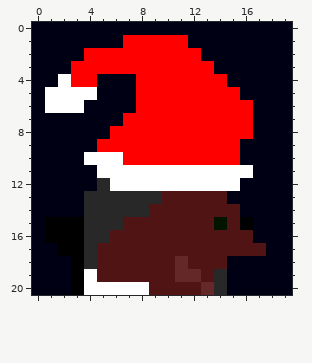
Edited in one commit: pixel-art sprite (src/test/resources/images/christmas-scenes/09_santa/frame_002.png). The first picture shows the starting point.
The file is 20x21 pixels.
After:
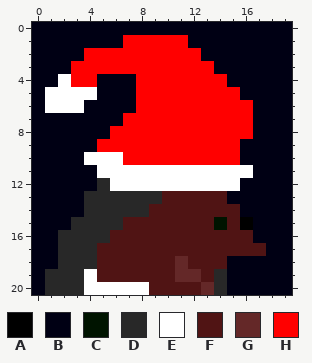
Palette (. is transparent): A #000000  B #000014  C #001400  D #282828  E #ffffff  F #501414  G #642828  H #ff0000
What changed:
{"y":15,"x":1,"old":"AAA","new":"BBD"}
{"y":16,"x":1,"old":"AAA","new":"BDD"}
{"y":17,"x":2,"old":"AA","new":"DD"}
{"y":18,"x":2,"old":"BA","new":"DD"}
{"y":19,"x":1,"old":"BBA","new":"DDD"}
{"y":20,"x":1,"old":"BBA","new":"DDD"}
{"label":"changed","picture_box":[45,217,84,295]}
